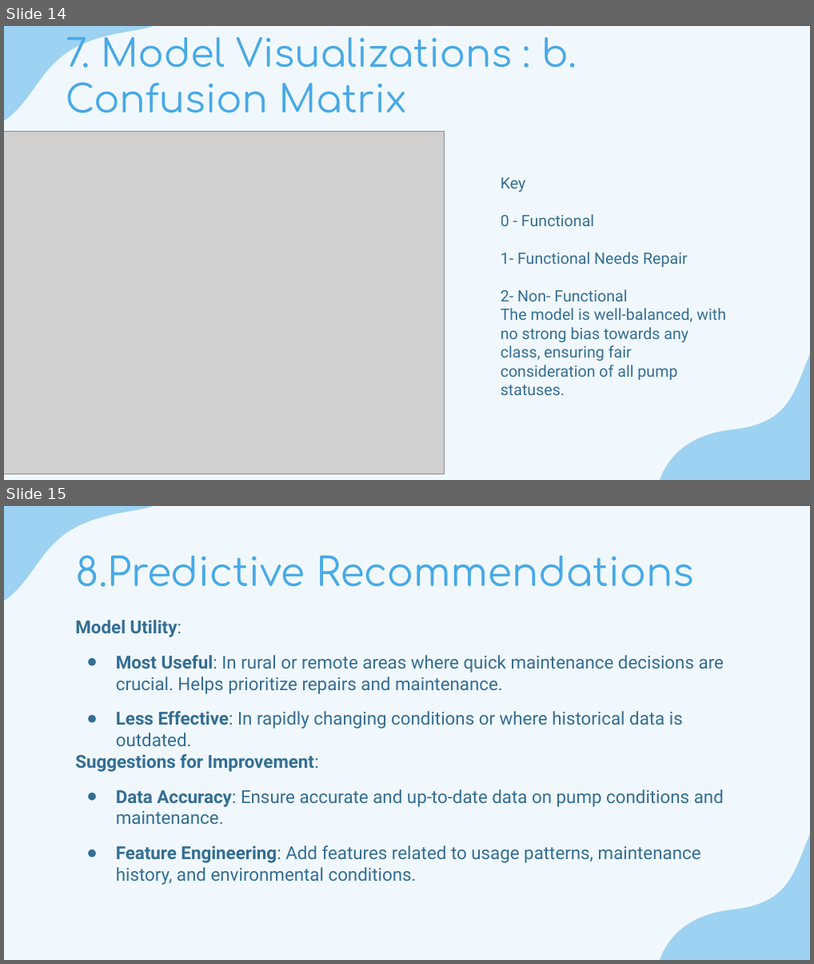
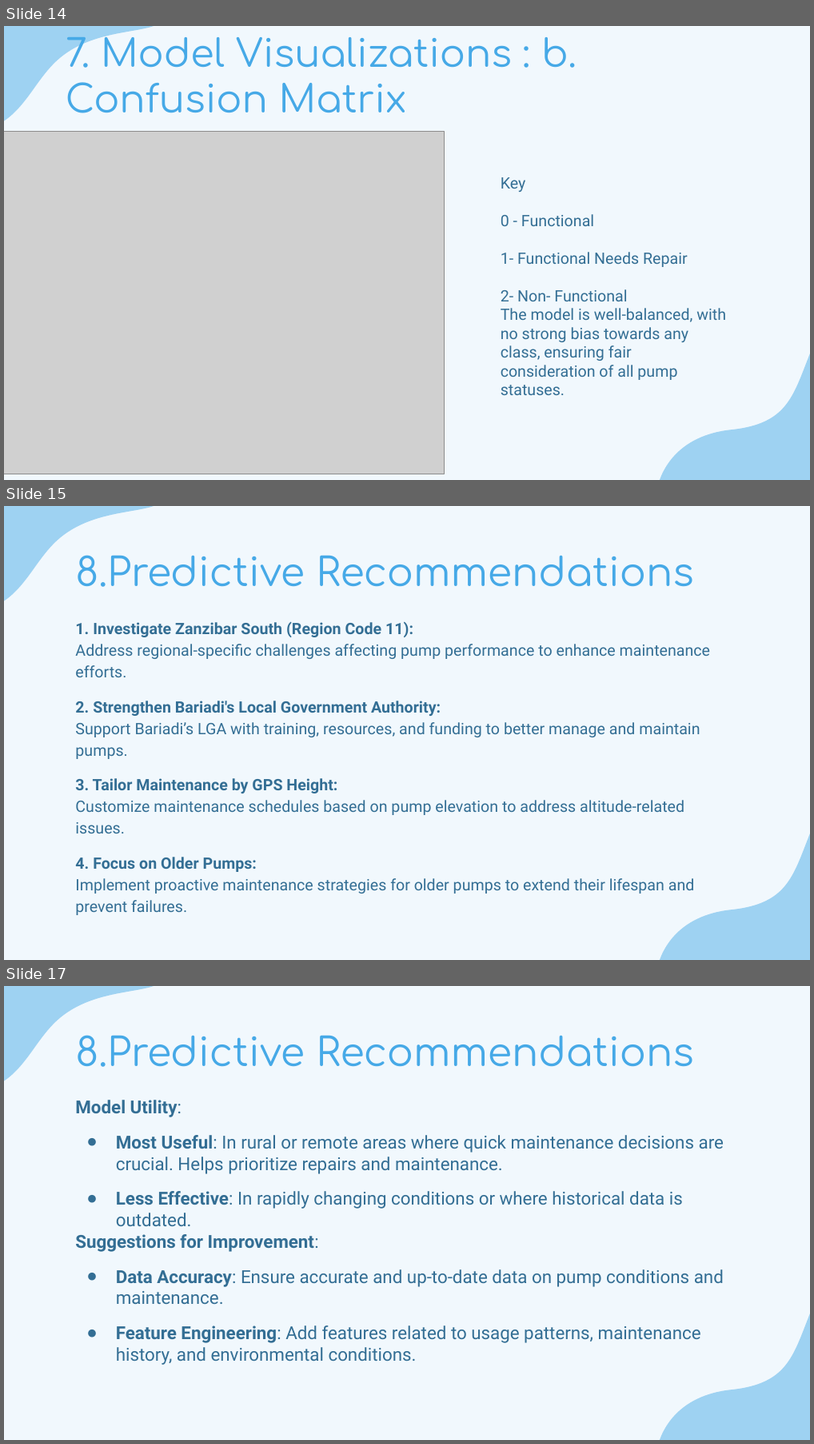
Before and after one commit to leonardkoyio/Phase-3-Project-_v1, a slide deck: Deliverables/Predictive Maintenance of Water Pumps in Tanzania-Presentation.pptx. Shown one above the other, each under a label of ours: slides 14 and 15 before the commit, slides 14, 15 and 17 after it; the slides between them are not shown. The pictures are 814x964 and 814x1444 pixels, drawn with LibreOffice and Linux fonts; fonts in the diff are those of the drawing; grey boxes stand for pictures. Boxes give left, top, right and bottom in pixels: in the first picture for what was removed or moved away, otherwise in the second. Text is boxed around its words. In the diff, an @@ line names an element or a change of style, - is before the commit and + after.

Commit message:
Improving markdowns and presentations- adding predictive recommendations to conclusion

```diff
--- a/Deliverables/Predictive Maintenance of Water Pumps in Tanzania-Presentation.pptx
+++ b/Deliverables/Predictive Maintenance of Water Pumps in Tanzania-Presentation.pptx
@@ slide 15 added at box(4, 506, 810, 960), background #46A9E7 at 7% opacity; not listed: 2 template elements that a slide beside it also shows @@
@@ title added at box(75, 555, 694, 587), 35 pt, text #46A9E7 @@
+8.Predictive Recommendations
@@ text added at box(75, 621, 710, 915), 14 pt, text #336E94 @@
+1. Investigate Zanzibar South (Region Code 11):
+Address regional-specific challenges affecting pump performance to enhance maintenance efforts.
+2. Strengthen Bariadi's Local Government Authority:
+Support Bariadi’s LGA with training, resources, and funding to better manage and maintain pumps.
+3. Tailor Maintenance by GPS Height:
+Customize maintenance schedules based on pump elevation to address altitude-related issues.
+4. Focus on Older Pumps:
+Implement proactive maintenance strategies for older pumps to extend their lifespan and prevent failures.
@@ what was slide 15 is now slide 17 @@
```
Also in this commit, not shown: 1 slide changed, 2 other slides added, 4 other files.
